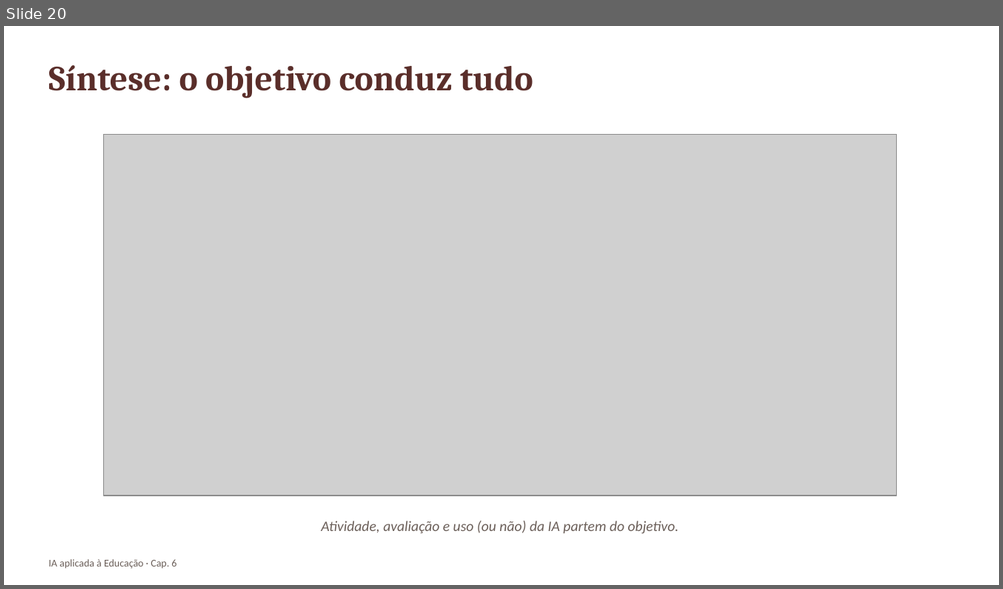
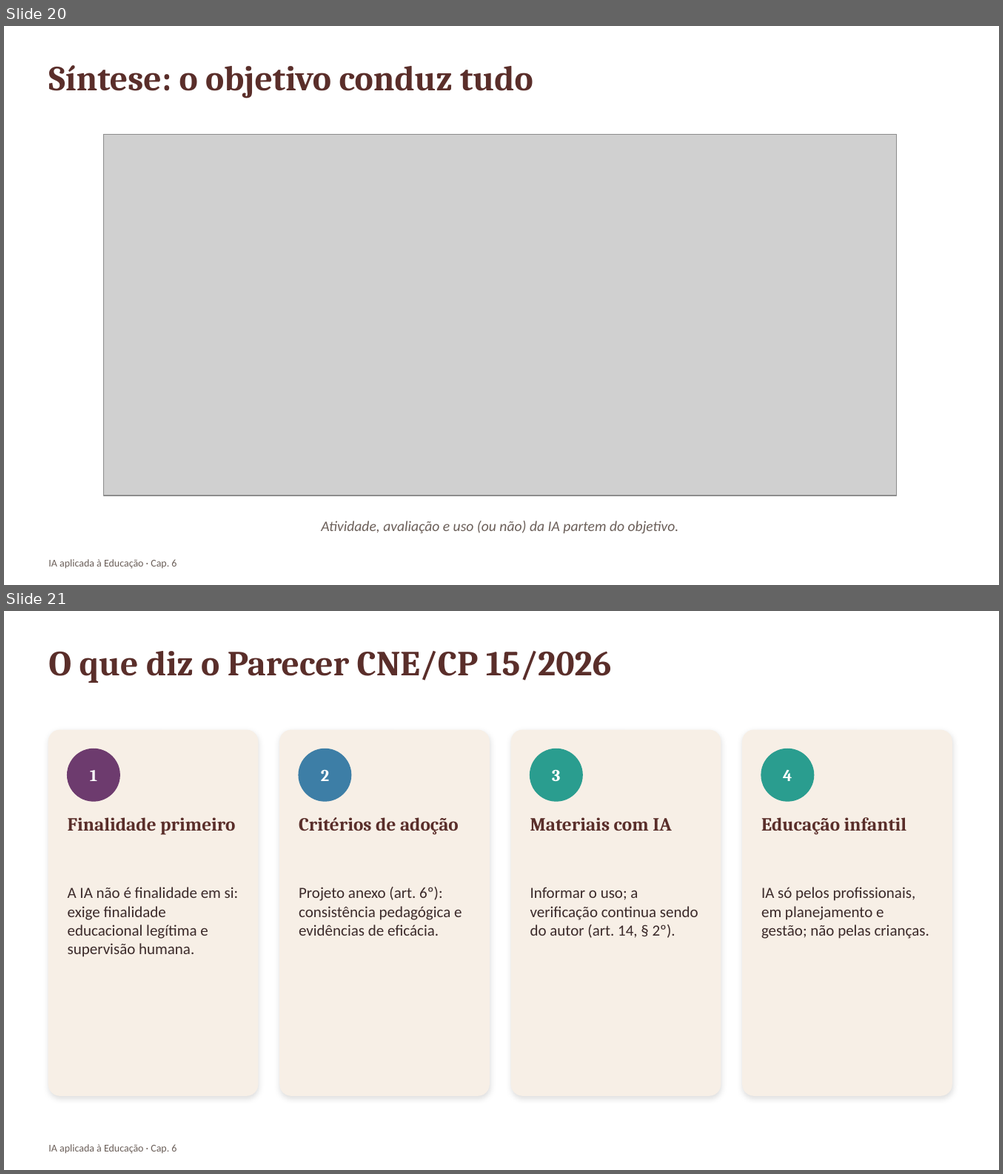
Before and after one commit to arakenmedeiros/claude, a slide deck: livro_ia_educacao/saida/pptx/Cap06_slides.pptx. Shown one above the other, each under a label of ours: slide 20 before the commit, slides 20 and 21 after it. The pictures are 1003x589 and 1003x1174 pixels, drawn with LibreOffice and Linux fonts; fonts in the diff are those of the drawing; grey boxes stand for pictures. Boxes give left, top, right and bottom in pixels: in the first picture for what was removed or moved away, otherwise in the second. Text is boxed around its words. In the diff, an @@ line names an element or a change of style, - is before the commit and + after.

```diff
--- a/livro_ia_educacao/saida/pptx/Cap06_slides.pptx
+++ b/livro_ia_educacao/saida/pptx/Cap06_slides.pptx
@@ slide 21 added at [4,611,999,1170], background #FFFFFF @@
@@ text added at [48,651,612,683], 34 pt, text #5A2E2A, bold @@
+O que diz o Parecer CNE/CP 15/2026
@@ rounded rectangle added at [48,730,258,1096], fill #F7EFE6, outline #F7EFE6 1 pt @@
@@ rounded rectangle added at [280,730,489,1096], fill #F7EFE6, outline #F7EFE6 1 pt @@
@@ rounded rectangle added at [512,730,720,1096], fill #F7EFE6, outline #F7EFE6 1 pt @@
@@ rounded rectangle added at [743,730,951,1096], fill #F7EFE6, outline #F7EFE6 1 pt @@
@@ ellipse added at [68,749,119,801], fill #6D3B6E, outline #6D3B6E 1 pt @@
@@ ellipse added at [299,749,351,801], fill #3D7EA6, outline #3D7EA6 1 pt @@
@@ ellipse added at [530,749,582,801], fill #2A9D8F, outline #2A9D8F 1 pt @@
@@ ellipse added at [761,749,814,801], fill #2A9D8F, outline #2A9D8F 1 pt @@
@@ text added at [90,770,97,781], 16 pt, text #FFFFFF, bold @@
+1
@@ text added at [321,770,329,781], 16 pt, text #FFFFFF, bold @@
+2
@@ text added at [552,770,560,781], 16 pt, text #FFFFFF, bold @@
+3
@@ text added at [782,770,791,781], 16 pt, text #FFFFFF, bold @@
+4
@@ text added at [68,817,235,835], 18 pt, text #5A2E2A, bold @@
+Finalidade primeiro
@@ text added at [299,817,458,835], 18 pt, text #5A2E2A, bold @@
+Critérios de adoção
@@ text added at [530,817,671,831], 18 pt, text #5A2E2A, bold @@
+Materiais com IA
@@ text added at [761,817,907,835], 18 pt, text #5A2E2A, bold @@
+Educação infantil
@@ text added at [68,887,239,957], 15 pt, text #3B2A2A @@
+A IA não é finalidade em si: exige finalidade educacional legítima e supervisão humana.
@@ text added at [299,887,461,936], 15 pt, text #3B2A2A @@
+Projeto anexo (art. 6º): consistência pedagógica e evidências de eficácia.
@@ text added at [530,887,698,938], 15 pt, text #3B2A2A @@
+Informar o uso; a verificação continua sendo do autor (art. 14, § 2º).
@@ text added at [761,887,929,939], 15 pt, text #3B2A2A @@
+IA só pelos profissionais, em planejamento e gestão; não pelas crianças.
@@ text added at [48,1145,176,1154], 10 pt, text #6B5F59 @@
+IA aplicada à Educação · Cap. 6
```
Also in this commit, not shown: 7 other files.
